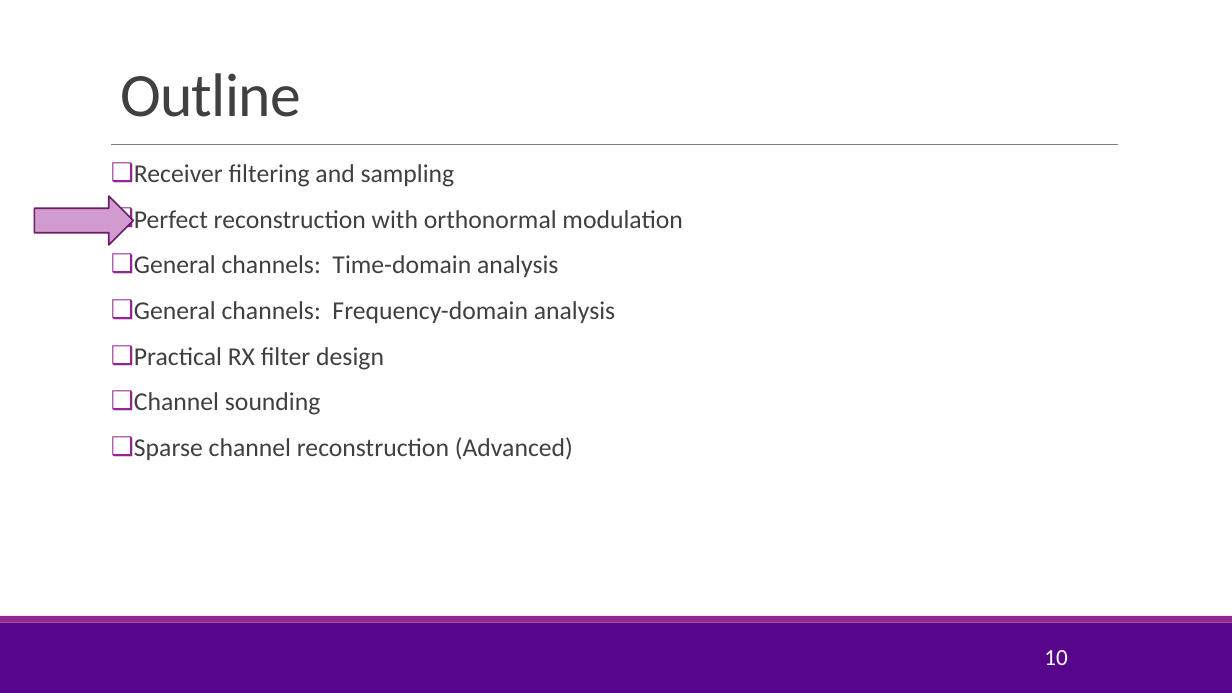
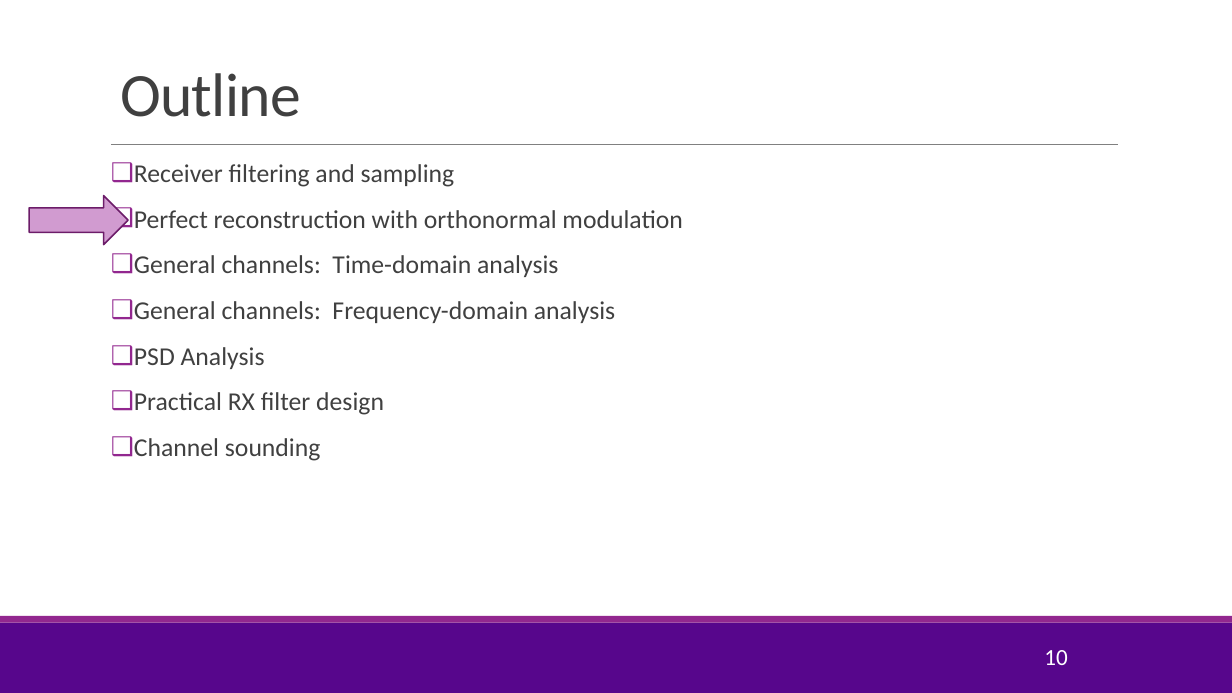
Before and after one commit to sdrangan/digitalcomm, a slide deck: slide 10 of Lectures/Unit03_RxFilter.pptx. Drawn at 1232x693 pixels with LibreOffice and Linux fonts; fonts in the diff are those of the drawing; background and template pictures are left out. Boxes give left, top, right and bottom in pixels: in the first picture for what was removed or moved away, otherwise in the second. Text is boxed around its words. In the diff, an @@ line names an element or a change of style, - is before the commit and + after.

```diff
--- a/Lectures/Unit03_RxFilter.pptx
+++ b/Lectures/Unit03_RxFilter.pptx
@@ right arrow: place and size @@
-right arrow at (34,196,133,245)
+right arrow at (30,196,128,245)
@@ text at (134,347,265,369): paragraph added @@
+❑ PSD Analysis
@@ text at (134,437,573,460): paragraph removed @@
-❑ Sparse channel reconstruction (Advanced)
```
Also in this commit, not shown: 5 other slides changed, 15 slides added, 3 other files.
